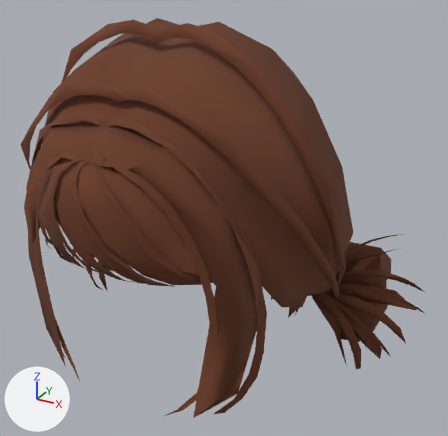
The glTF model art/characters/lod2/hair/full/hair_double_buns.glb as it was, and as the next commit left it.
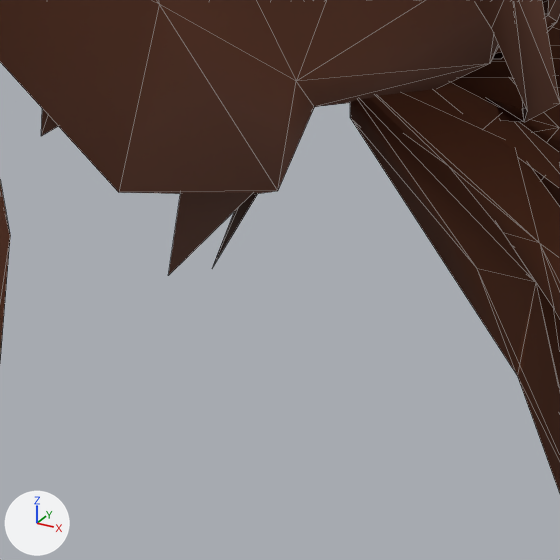
There are two pictures of each version: one whole from a camera (50 mm lens) standing at (0.532, -0.828, 1.222) and looking at (0.062, 0.027, 0.795), one close up on the part from 59% to 76% of the width and 65% to 82% of the height. Arrows for +X, +Y and +Z are at lower left; the lights stay in place. The older version's two pictures come first. The close-ups show mesh edges as thin lines. Vertices at exactly the same position are counted once.

Names of what the first close-up shows: 'hair_double_buns'.
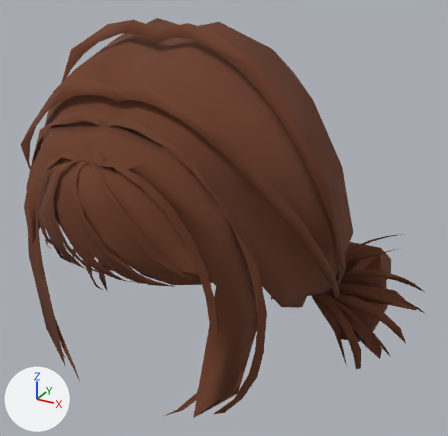
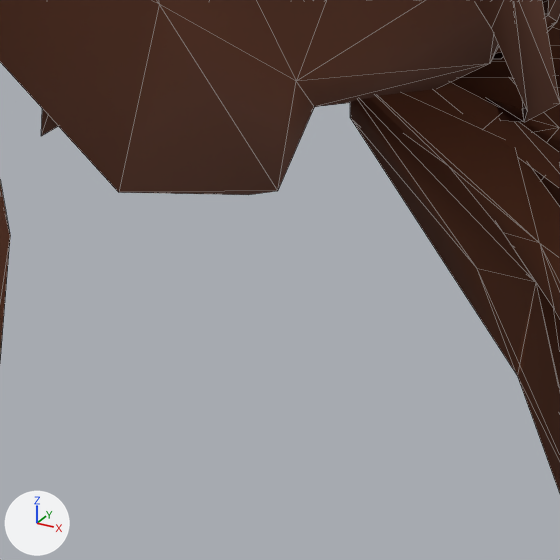
Boxes [x1, y1, x2, y2] around the edits, measured in the close-ups (560 x 560 px):
part 1 of me_hair_double_buns_001, deleted (brown): before [168, 192, 258, 276]

Diff of the bpy script that builds the scene:
```diff
--- a/art/characters/lod2/hair/full/hair_double_buns.glb.py
+++ b/art/characters/lod2/hair/full/hair_double_buns.glb.py
@@ me_hair_double_buns_001 @@
 # used by ob_hair_double_buns; location = (0.0, 0.0, 0.0)
 # verts and faces of me_hair_double_buns_001; kept vertices keep their numbers, new ones are numbered from 869
 # before: 814 (0.2, 0.023, 0.641) at pixel (212, 268), 815 (0.189, 0.074, 0.635), 816 (0.202, 0.082, 0.679), 817 (0.212, 0.024, 0.667), 818 (0.155, 0.129, 0.627)
 # before: 819 (0.167, 0.139, 0.653), 823 (0.208, -0.024, 0.667) at pixel (168, 275), 824 (0.214, -0.025, 0.728)
-me_hair_double_buns_001.from_pydata(...)  # 869 vertices, 1058 faces; spans x -0.397..0.403, y -0.266..0.277, z 0.51..1.123
+me_hair_double_buns_001.from_pydata(...)  # 862 vertices, 1050 faces; spans x -0.397..0.403, y -0.266..0.277, z 0.51..1.123
+# me_hair_double_buns_001 part 1
+delete_vertices([814, 815, 818, 823])  # with the faces that use them
+# other edits to the shape of me_hair_double_buns_001 do not show in these pictures
 me_hair_double_buns_001.materials.append(mat_m_hair)
```
